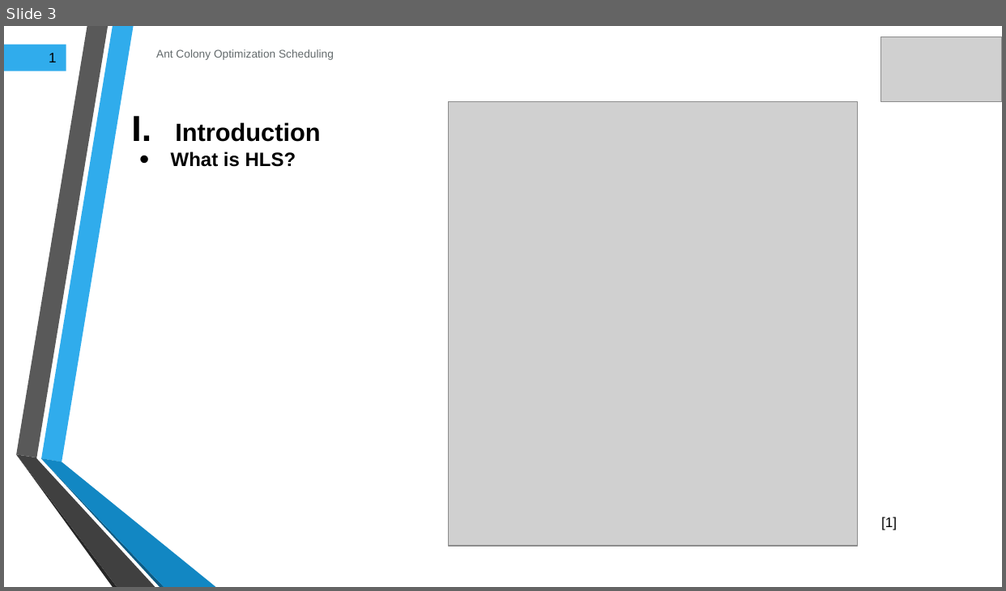
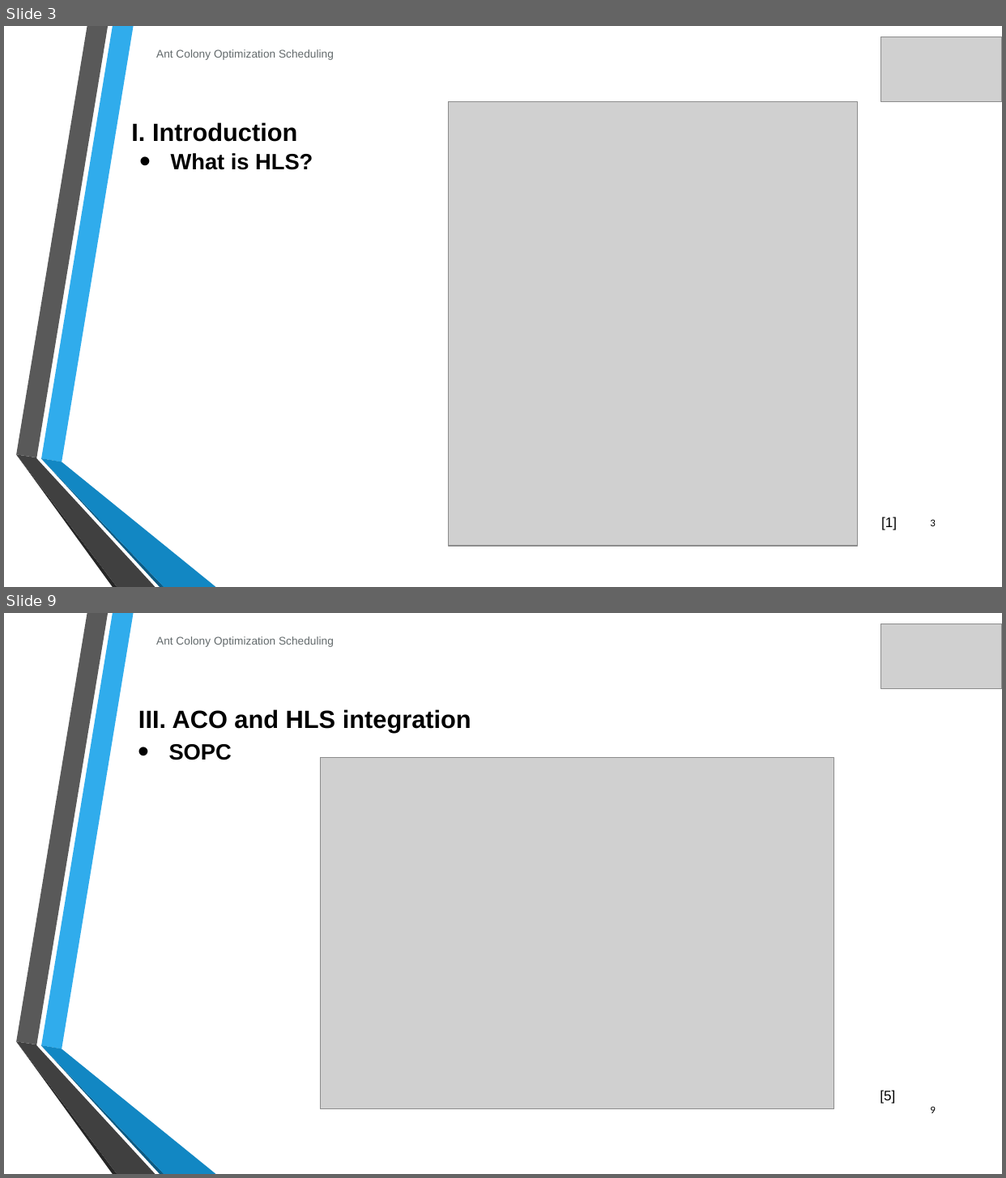
Before and after one commit to JaouaherBelgacem/Ant-Colony-Optimization, a slide deck: Final submission/Presentation/ACO presentation draft.pptx. Shown one above the other, each under a label of ours: slide 3 before the commit, slides 3 and 9 after it; the slides between them are not shown. The pictures are 1006x591 and 1006x1178 pixels, drawn with LibreOffice and Linux fonts; fonts in the diff are those of the drawing; grey boxes stand for pictures; background and template pictures are left out. Boxes give left, top, right and bottom in pixels: in the first picture for what was removed or moved away, otherwise in the second. Text is boxed around its words. In the diff, an @@ line names an element or a change of style, - is before the commit and + after.

```diff
--- a/Final submission/Presentation/ACO presentation draft.pptx
+++ b/Final submission/Presentation/ACO presentation draft.pptx
@@ slide 9 added at (x1=4, y1=613, x2=1002, y2=1174), background picture (left out); not listed: 6 template elements that a slide beside it also shows @@
@@ text added at (x1=156, y1=636, x2=334, y2=647), 8 pt, text #636A6C @@
+Ant Colony Optimization Scheduling
@@ picture added at (x1=881, y1=624, x2=1002, y2=689) @@
@@ text added at (x1=138, y1=709, x2=471, y2=733), 18 pt, text #000000, bold @@
+III. ACO and HLS integration
@@ text added at (x1=169, y1=744, x2=232, y2=760), 16 pt, text #000000, bold @@
+• SOPC
@@ picture added at (x1=321, y1=758, x2=834, y2=1109) @@
@@ text added at (x1=880, y1=1090, x2=895, y2=1104), 10 pt, text #000000 @@
+[5]
@@ page number added at (x1=930, y1=1106, x2=936, y2=1114), 7.5 pt, text #000000 @@
+9
@@ slide 3 changed as well @@
@@ rectangle removed at (x1=4, y1=44, x2=66, y2=71) @@
-1
@@ text at (x1=131, y1=122, x2=297, y2=142): text changed @@
-I. Introduction
+I. Introduction
@@ text "What is HLS?" at (x1=171, y1=153, x2=313, y2=170): size 14 to 16 pt @@
@@ page number added at (x1=930, y1=519, x2=936, y2=527), 7.5 pt, text #000000 @@
+3
```
Also in this commit, not shown: 5 other slides changed, 6 other slides added, 7 slides removed, 1 other file.
